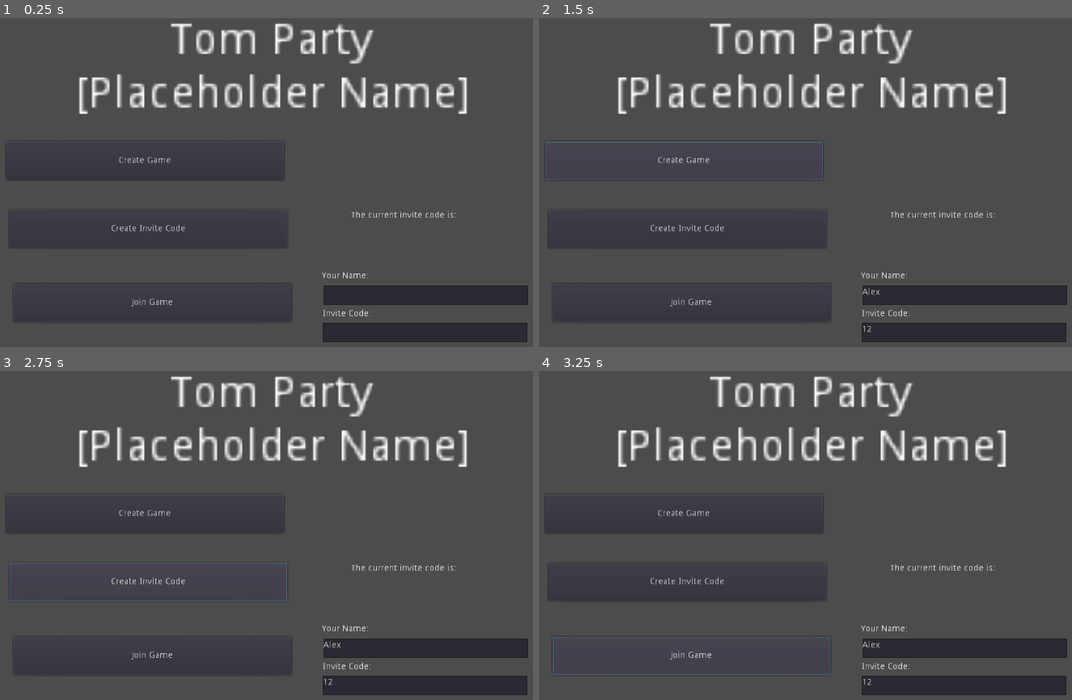
Above: before the commit, frames 1-4 (two rows, left to right).
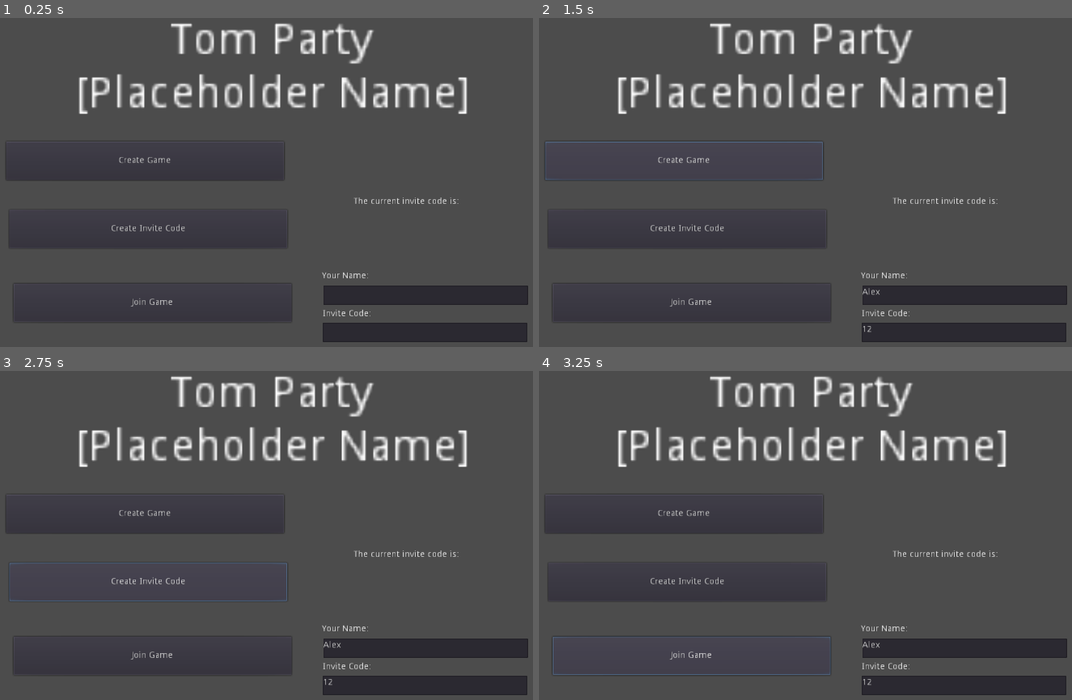
Above: after the commit, the same moments.

Repository: AnnsAnns/tom_party
Game: Godot game, scene res://scenes/MainMenu.tscn
Two runs of this game, one before a commit and one after it. Both use one fixed random seed, a clock stepped at 60 frames per second and the inputs below.
Inputs (mouse positions are in pixels of both pictures, inside the frame that each line leads up to):
- Up to frame 1 (0.25 s): no input
- Up to frame 2 (1.5 s): click (965, 294) at 0.52 s; type "Alex" at 0.6 s; click (965, 333) at 0.75 s; type "12" at 0.83 s; click "Create Game" at 1.25 s
- Up to frame 3 (2.75 s): click "Create Invite Code" at 2 s
- Up to frame 4 (3.25 s): click "Join Game" at 2.75 s

The runs differ from the first frame. In frame 1, 0.3% of the frame differs, in the area x 65-87%, y 54-61%; in frame 2, 0.3%; in frame 3, 0.3%; in frame 4, 0.3%.
Error in both runs: Invalid get index 'worked' (on base: 'Nil'). (res://scenes/scripts/MainMenu.gd:29)

Commit message:
Rename lobby from "Replies" to "Lobby" in the API

Diff:
--- a/src_godot/scenes/MainMenu.tscn
+++ b/src_godot/scenes/MainMenu.tscn
@@ -50,20 +50,20 @@
 timeout = 10
 
 [node name="Top" type="Label" parent="CreateInviteCode"]
-margin_left = 540.699
-margin_top = 2.11224
-margin_right = 780.699
-margin_bottom = 24.1122
+margin_left = 545.189
+margin_top = -20.337
+margin_right = 785.189
+margin_bottom = 1.66298
 text = "The current invite code is: "
 __meta__ = {
 "_edit_use_anchors_": false
 }
 
 [node name="Code" type="Label" parent="CreateInviteCode"]
-margin_left = 566.699
-margin_top = 24.0561
-margin_right = 606.699
-margin_bottom = 38.0561
+margin_left = 571.189
+margin_top = 1.60689
+margin_right = 611.189
+margin_bottom = 15.6069
 rect_scale = Vector2( 3, 3 )
 __meta__ = {
 "_edit_use_anchors_": false
--- a/src_godot/scenes/scripts/MainMenu.gd
+++ b/src_godot/scenes/scripts/MainMenu.gd
@@ -13,7 +13,7 @@
 
 func _on_CreateGame_pressed():
 	var err = $CreateGame/CreateGameRequest.request(
-		server_url + "games/replies/init",
+		server_url + "games/lobby/init",
 		user_agent,
 		use_ssl,
 		HTTPClient.METHOD_POST
@@ -46,7 +46,7 @@
 		request["old_token"] = game_token
 
 	var err = $CreateInviteCode/CreateInviteRequest.request(
-	 server_url + "games/replies/create_invite",
+	 server_url + "games/lobby/create_invite",
 	 user_agent + content_type,
 	 use_ssl,
 	 HTTPClient.METHOD_POST,
@@ -88,7 +88,7 @@
 	}
 
 	var err = $JoinGame/JoinGameRequest.request(
-	 server_url + "games/replies/join_game",
+	 server_url + "games/lobby/join_game",
 	 user_agent + content_type,
 	 use_ssl,
 	 HTTPClient.METHOD_POST,
Not shown, changed: src/games.rs
Not shown, added: src/games/lobby.rs
Not shown, added: src/games/lobby/create_invite.rs
Not shown, added: src/games/lobby/init.rs
Not shown, added: src/games/lobby/join_game.rs
Not shown, changed: src/main.rs
